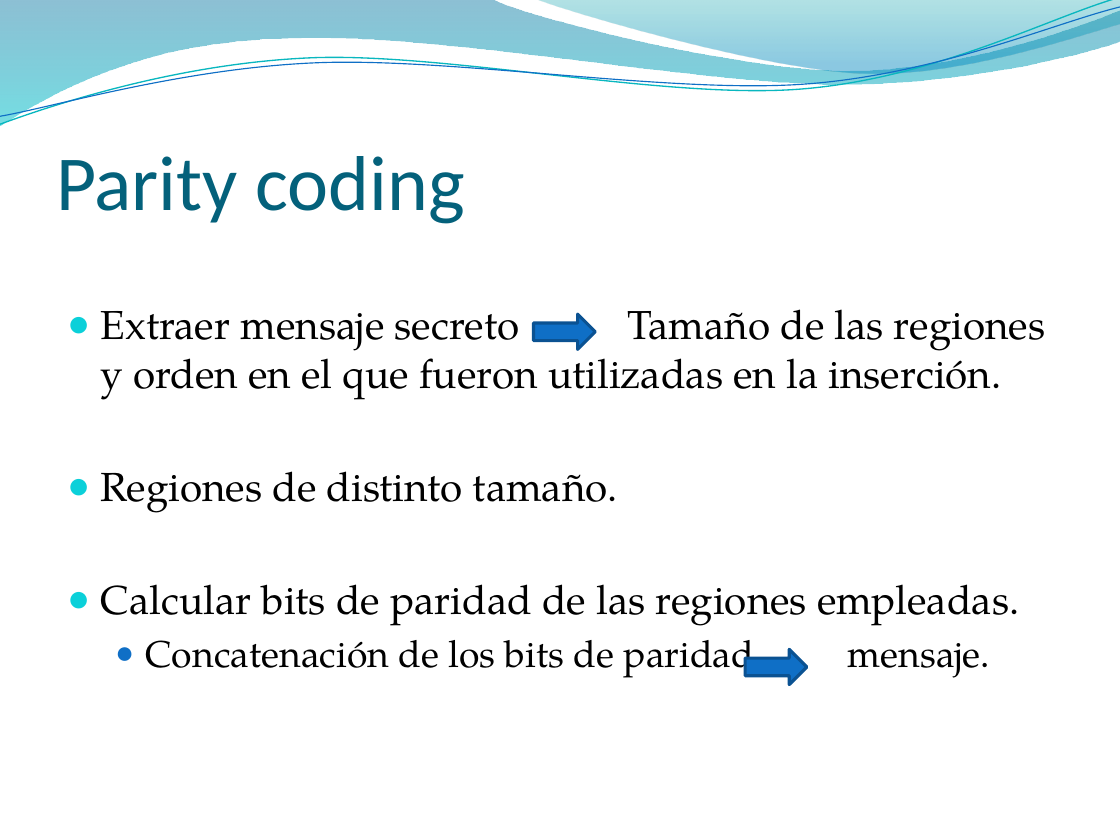
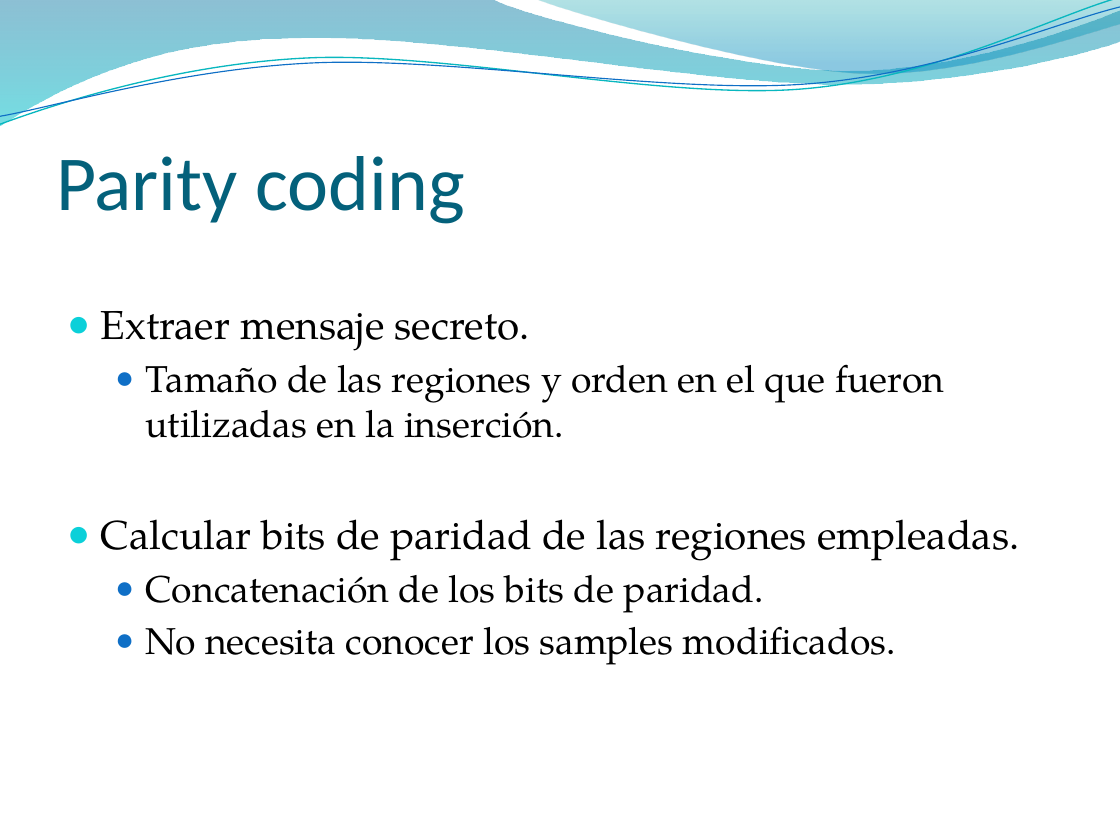
Before and after one commit to pasruiben/esteganografia-criptografia, a slide deck: slide 31 of doc/Ocultar datos en archivos de sonido.pptx (slide 33 before the commit). Drawn at 1120x840 pixels with LibreOffice and Linux fonts; fonts in the diff are those of the drawing; background and template pictures are left out. Boxes give left, top, right and bottom in pixels: in the first picture for what was removed or moved away, otherwise in the second. Text is boxed around its words. In the diff, an @@ line names an element or a change of style, - is before the commit and + after.

```diff
--- a/doc/Ocultar datos en archivos de sonido.pptx
+++ b/doc/Ocultar datos en archivos de sonido.pptx
@@ text at (x1=101, y1=311, x2=945, y2=438): text changed; size 26 to 24 pt @@
-● Extraer mensaje secreto Tamaño de las regiones y orden en el que fueron utilizadas en la inserción.
-● Regiones de distinto tamaño.
+● Extraer mensaje secreto.
+  ● Tamaño de las regiones y orden en el que fueron utilizadas en la inserción.
@@ right arrow removed at (x1=533, y1=315, x2=595, y2=349) @@
@@ text at (x1=145, y1=575, x2=896, y2=665): text changed @@
-  ● Concatenación de los bits de paridad mensaje.
+  ● Concatenación de los bits de paridad.
+  ● No necesita conocer los samples modificados.
@@ right arrow removed at (x1=745, y1=650, x2=806, y2=684) @@
```
Also in this commit, not shown: 32 other slides changed, 4 slides added, 4 slides removed.
